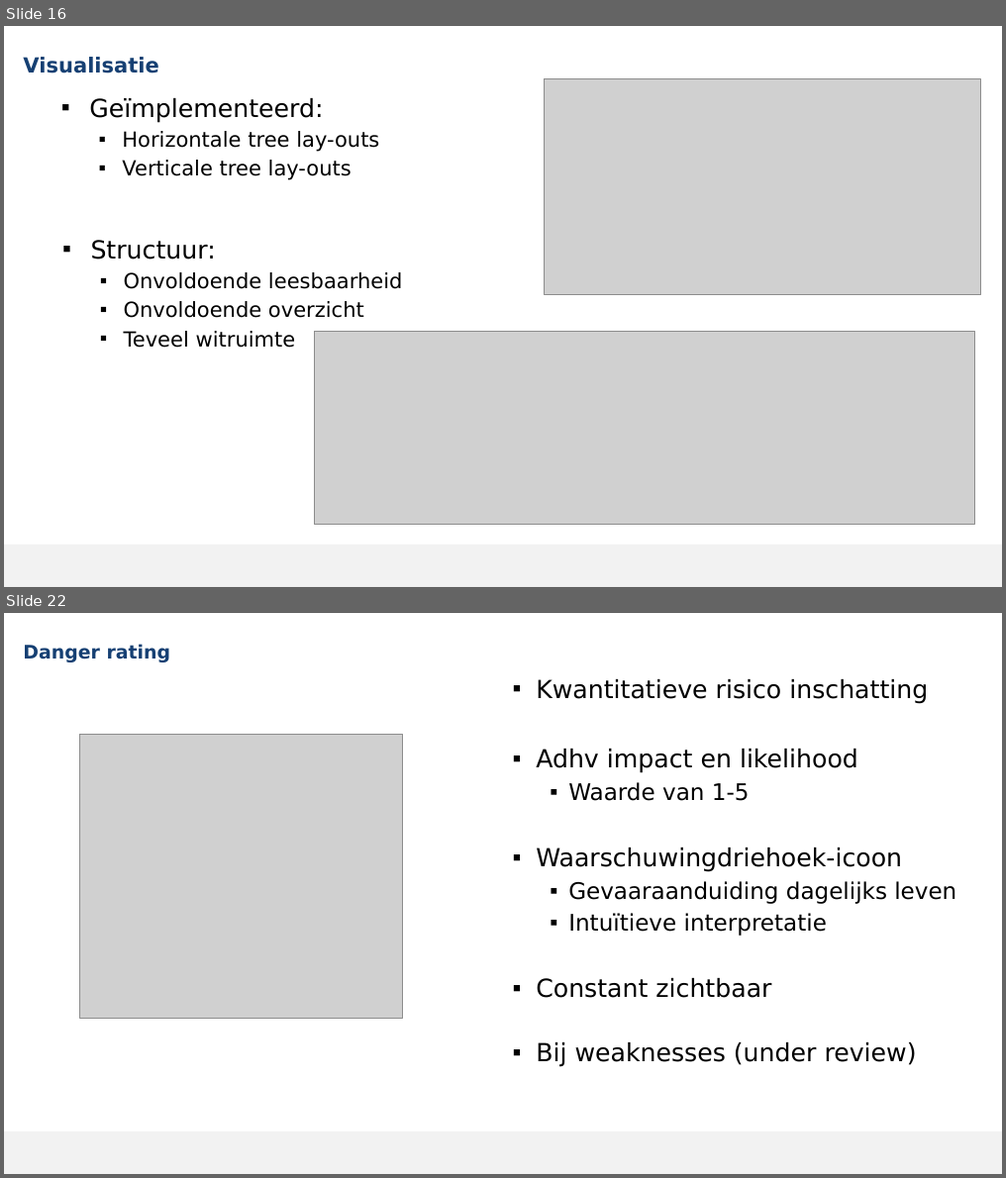
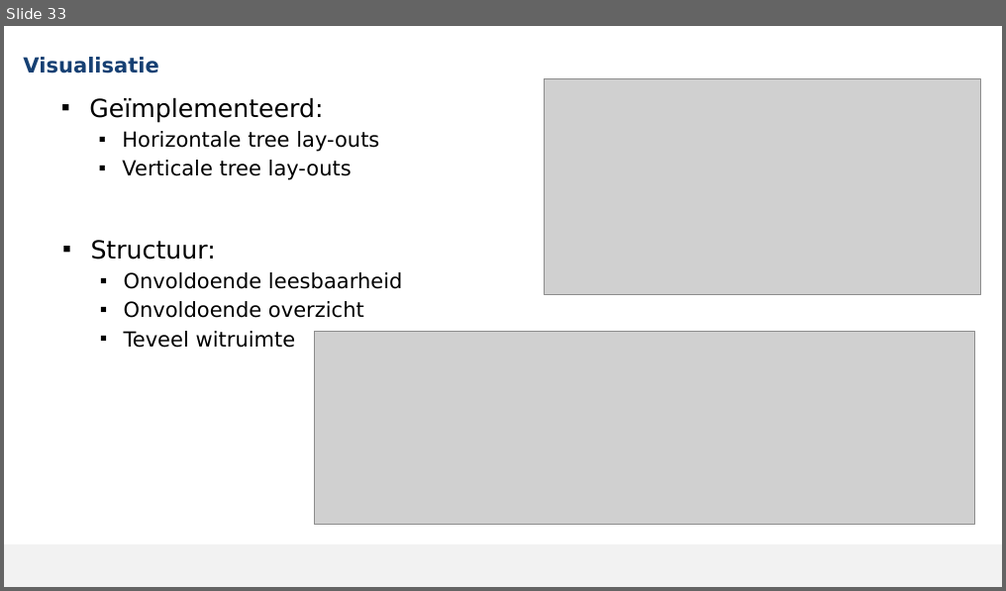
Before and after one commit to MikaG-1952764/masterproef, a slide deck: MP2526_Verdediging.pptx. Shown one above the other, each under a label of ours: slides 16 and 22 before the commit, slide 33 after it; the slides between them are not shown. The pictures are 1006x1178 and 1006x591 pixels, drawn with LibreOffice and Linux fonts; fonts in the diff are those of the drawing; grey boxes stand for pictures; background and template pictures are left out. Boxes give left, top, right and bottom in pixels: in the first picture for what was removed or moved away, otherwise in the second. Text is boxed around its words. In the diff, an @@ line names an element or a change of style, - is before the commit and + after.

```diff
--- a/MP2526_Verdediging.pptx
+++ b/MP2526_Verdediging.pptx
@@ slide 22 removed at (x1=4, y1=613, x2=1002, y2=1174), background #FFFFFF; not listed: 1 template element that a slide beside it also shows @@
@@ title removed at (x1=23, y1=644, x2=171, y2=663) @@
-Danger rating
@@ text removed at (x1=536, y1=679, x2=956, y2=1067) @@
-  ▪ Kwantitatieve risico inschatting
-  ▪ Adhv impact en likelihood
-    ▪ Waarde van 1-5
-  ▪ Waarschuwingdriehoek-icoon
-    ▪ Gevaaraanduiding dagelijks leven
-    ▪ Intuïtieve interpretatie
-  ▪ Constant zichtbaar
-  ▪ Bij weaknesses (under review)
@@ picture removed at (x1=80, y1=735, x2=403, y2=1018) @@
@@ what was slide 16 is now slide 33 @@
```
Also in this commit, not shown: 13 slides changed, 6 slides added, 15 other slides removed, 1 other file.
